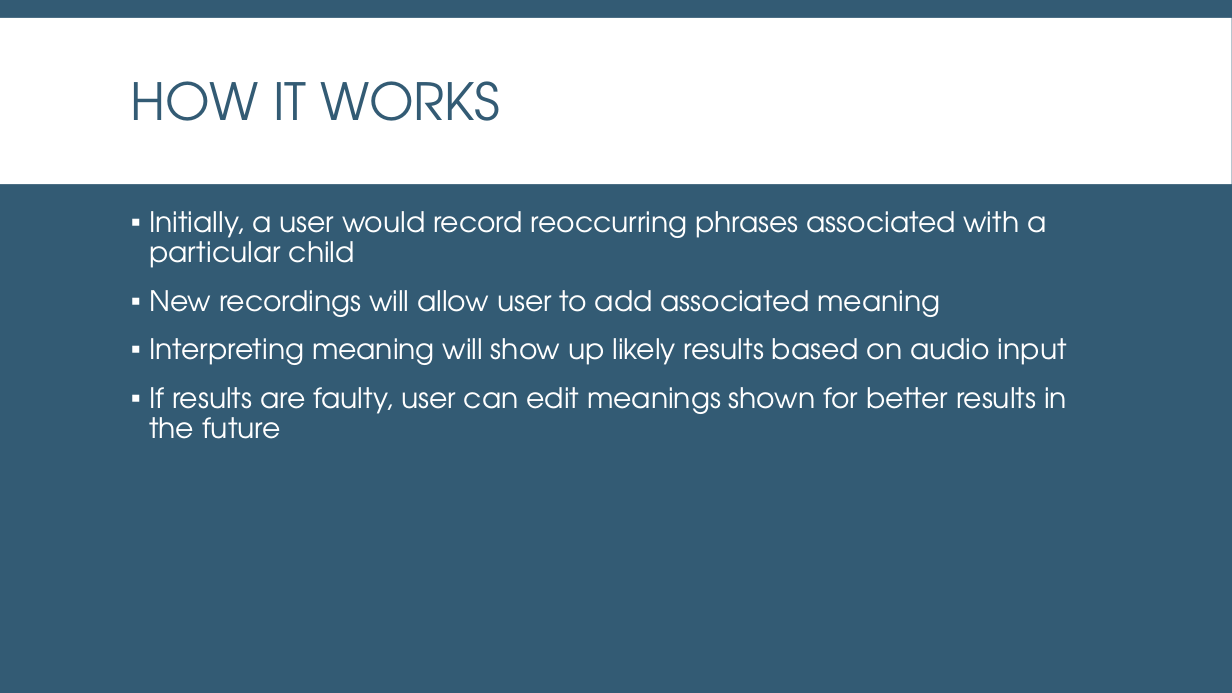
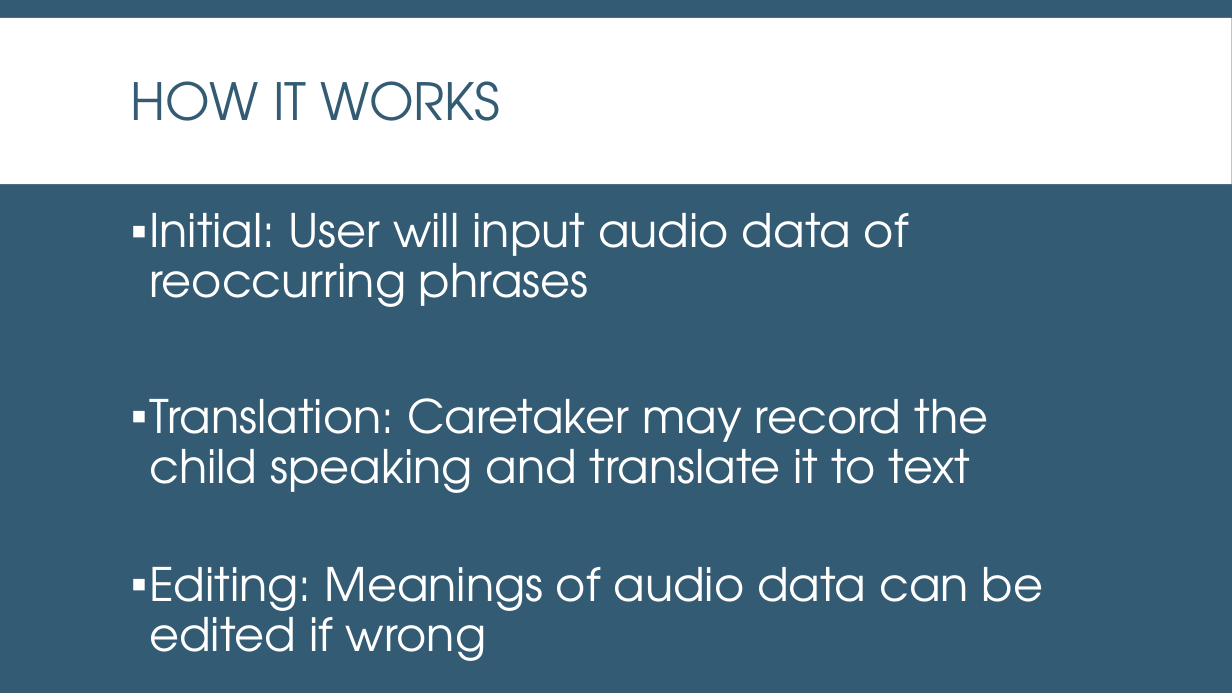
Before and after one commit to brooklyn2016/team-19, a slide deck: slide 3 of presentation.pptx. Drawn at 1232x693 pixels with LibreOffice and Linux fonts; fonts in the diff are those of the drawing. Boxes give left, top, right and bottom in pixels: in the first picture for what was removed or moved away, otherwise in the second. Text is boxed around its words. In the diff, an @@ line names an element or a change of style, - is before the commit and + after.

Commit message:
presentations
edited presentation

```diff
--- a/presentation.pptx
+++ b/presentation.pptx
@@ text at (x1=149, y1=213, x2=1044, y2=652): text changed; size 22 to 36 pt @@
-▪ Initially, a user would record reoccurring phrases associated with a particular child
-▪ New recordings will allow user to add associated meaning
-▪ Interpreting meaning will show up likely results based on audio input
-▪ If results are faulty, user can edit meanings shown for better results in the future
+▪ Initial: User will input audio data of reoccurring phrases
+▪ Translation: Caretaker may record the child speaking and translate it to text
+▪ Editing: Meanings of audio data can be edited if wrong
```
Also in this commit, not shown: 4 other slides changed.
